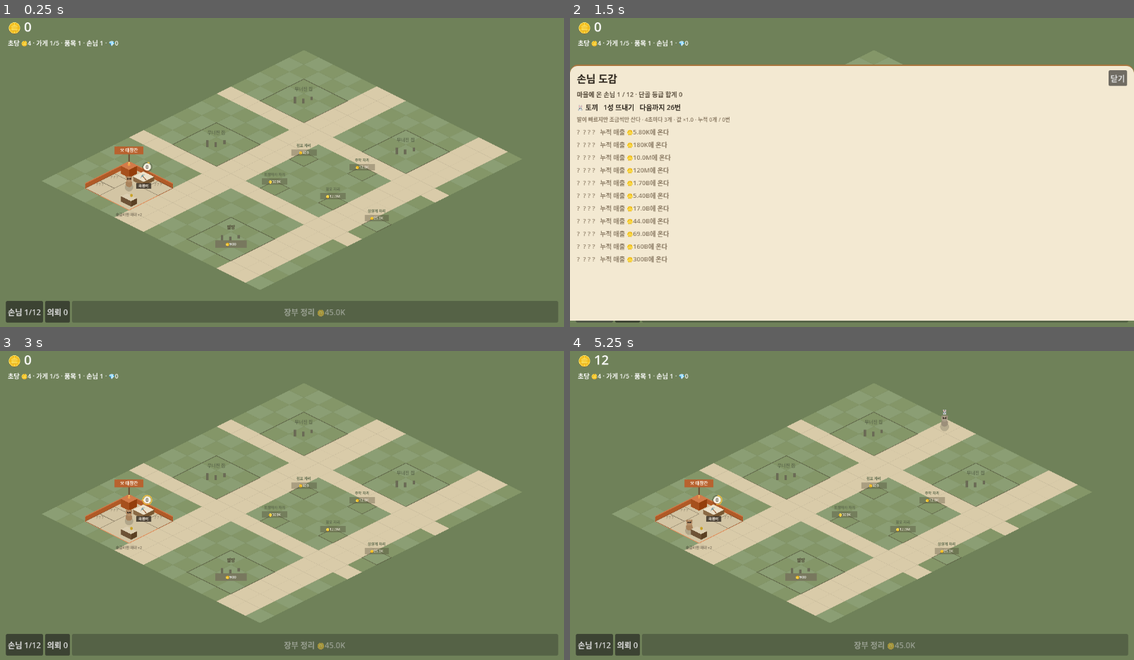
Above: before the commit, frames 1-4 (two rows, left to right).
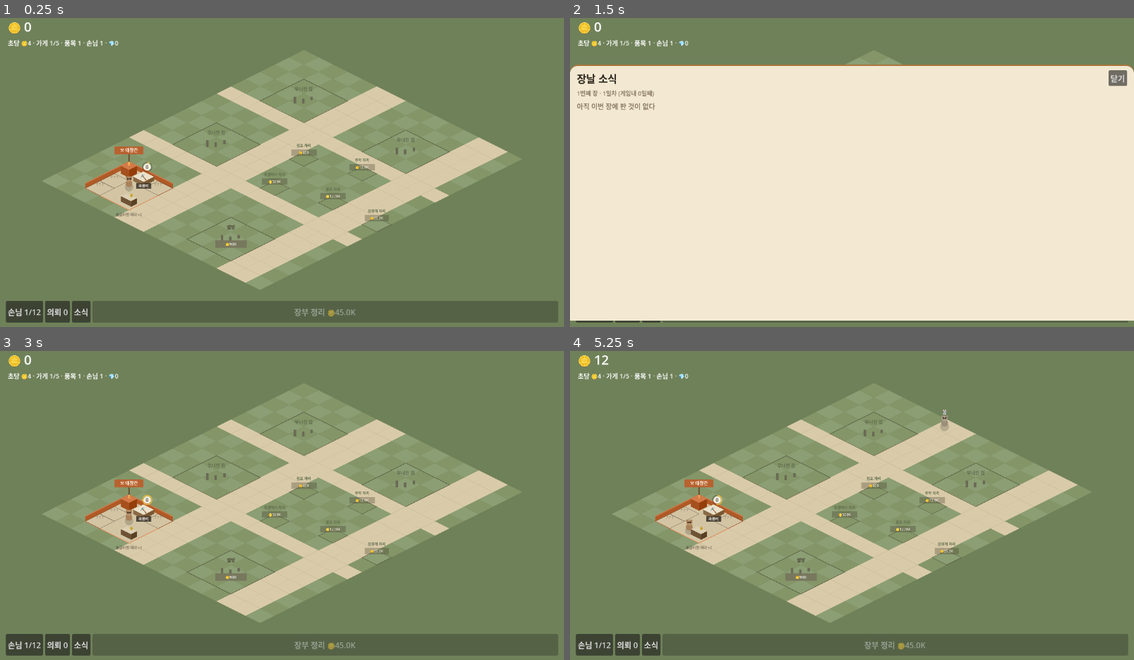
Above: after the commit, the same moments.

Repository: nonexpertchassi-creator/raccoon-hollow
Game: Godot game, scene res://main.tscn
Two runs of this game, one before a commit and one after it. Both use one fixed random seed, a clock stepped at 60 frames per second and the inputs below.
Inputs (mouse positions are in pixels of both pictures, inside the frame that each line leads up to):
- Up to frame 1 (0.25 s): no input
- Up to frame 2 (1.5 s): click (648, 311) at 0.5 s, where only the run after the commit has a clickable "소식"; click "손님 1/12" at 1.25 s
- Up to frame 3 (3 s): click "의뢰 0" at 2 s; click "닫기" at 2.75 s
- Up to frame 4 (5.25 s): click "손님 1/12" at 3.5 s; click "의뢰 0" at 4.25 s; click "닫기" at 5 s

The runs differ from the first frame. In frame 1, 0.4% of the frame differs, in the area x 12-63%, y 91-99%; in frame 2, 2.4%, in the area x 1-29%, y 18-99%; in frame 3, 0.4%; in frame 4, 0.4%.

Commit message:
장날 소식 — 텍스트 로그 말고 그래프로
유저가 제안을 고쳐 줬다. 내가 말한 잔재미를 글자 로그로 알아듣고 '그래픽
데이터가 재밌을 것 같다, 토끼들의 핫템 호미! 같은 것'이라고 했다. 내가 말한
건 화면 안의 반응이었지만 유저 쪽이 더 나은 기능이라 이걸 먼저 만들었다.

함정은 하나다: 누적으로 세면 처음 연 품목이 영원히 1등이라 순위가 굳는다.
안 바뀌는 화면은 두 번째부터 아무도 안 본다. 그래서 기간으로 센다 —
'주'가 아니라 오일장으로. 게임에 이미 장이 있어서 말이 저절로 맞는다.
게임내 하루 8분, 닷새가 한 장.

그래프보다 한 줄 소식이 주인공이다. 그래프는 그 말의 근거일 뿐이다.

색을 이름표로 안 쓴다. 조각마다 이모지를 직접 붙였고 색은 진하기만 다르다 —
색을 잘 못 가리는 사람도 읽을 수 있다. 원형은 다섯 조각을 안 넘긴다.

등수는 정렬이 아니라 훑어서 뽑는다. Godot의 sort_custom은 같은 값끼리 순서를
보장하지 않아서 등수가 볼 때마다 뒤바뀐다.

장부는 Godot에만 넣었다 — 이제 자바스크립트판은 답안지로 굳는다.

Co-Authored-By: Claude Opus 5 <noreply@anthropic.com>
Claude-Session: https://claude.ai/code/session_01AatneEQRqivVCuWmQM7wB2

Diff:
--- a/godot/main.gd
+++ b/godot/main.gd
@@ -17,6 +17,7 @@
 var _autobtn: Button
 var _guestbtn: Button
 var _questbtn: Button
+var _newsbtn: Button
 
 ## 끌기와 누르기를 가른다. 이걸 안 하면 마을을 둘러보려고 끌 때마다
 ## 손가락을 뗀 자리가 눌려서 엉뚱한 게 강화된다.
@@ -105,6 +106,10 @@
 	_questbtn = Button.new()
 	_questbtn.pressed.connect(func(): panel.open_kind("quests"))
 	bar.add_child(_questbtn)
+	_newsbtn = Button.new()
+	_newsbtn.text = "소식"
+	_newsbtn.pressed.connect(func(): panel.open_kind("ledger"))
+	bar.add_child(_newsbtn)
 	_autobtn = Button.new()
 	_autobtn.size_flags_horizontal = Control.SIZE_EXPAND_FILL
 	_autobtn.pressed.connect(func(): sim.buy_auto())
--- a/godot/rules/content.gd
+++ b/godot/rules/content.gd
@@ -309,6 +309,14 @@
 	}
 ]
 
+const LEDGER := {
+	"dayMinutes": 8.0,
+	"daysPerFair": 5.0,
+	"keepDays": 10.0,
+	"topItems": 6.0,
+	"topBuyers": 4.0
+}
+
 const LEVEL := {
 	"costGrowth": 1.09,
 	"priceStep": 0.12,
--- a/godot/rules/sim.gd
+++ b/godot/rules/sim.gd
@@ -96,6 +96,12 @@
 var _pestAcc: Dictionary = {}
 var _pestGap: Dictionary = {}
 var _askAcc: float = 0.0
+
+## ── 장날 소식 ──
+## 하루치씩 담는다: [{ "day": 3, "sales": { "rabbit>hoe": 12.0, … } }]
+## 누적 총계로 세면 처음 연 품목이 영원히 1등이라 순위가 굳는다.
+## 기간으로 세야 매번 새 소식이 된다(content.gd의 LEDGER 참고).
+var ledger: Array = []
 
 func _init() -> void:
 	_tables()
@@ -940,6 +946,7 @@
 
 	for ln in out:
 		_quest_gain(g.id, ln.item.id, ln.n)
+		_ledger_add(g.id, ln.item.id, ln.n)   # 장날 소식에 쓸 기록
 
 	if n > 0.0:
 		var before: int = regular_lv(g.id)
@@ -999,6 +1006,7 @@
 	"quests", "gems", "gemUp", "maxGem", "_qid", "_qCool", "rush",
 	"wall", "event", "skins", "cleared", "_evAt", "_evIdx",
 	"orders", "_oid", "_hold", "_guestAcc", "_guestGap", "pest", "_pestAcc", "_pestGap", "_askAcc",
+	"ledger",
 ]
 ## 글자로 저장했다 되돌리면 정수가 소수가 된다(-1 → -1.0). 자리를 세는 데
 ## 쓰는 것들은 도로 정수로 되돌린다 — 아니면 배열 자리를 못 찾는다.
@@ -1052,6 +1060,94 @@
 		if not _guestAcc.has(g.id):
 			_guestAcc[g.id] = 0.0
 
+# ── 장날 소식 ──
+
+## 지금이 게임내 며칠째인가. **켜 둔 시간(t)**으로 센다 —
+## 자리를 비운 동안에는 물건이 팔린 기록이 없으니 날짜만 넘어가면 빈 장이 된다.
+func day() -> int:
+	return int(t / (Content.LEDGER.dayMinutes * 60.0))
+
+## 몇 번째 장인가 (닷새가 한 장)
+func fair_no() -> int:
+	return int(day() / Content.LEDGER.daysPerFair)
+
+## 오늘 장이 선 지 며칠째인가 (1~5일)
+func fair_day() -> int:
+	return day() % int(Content.LEDGER.daysPerFair) + 1
+
+func _ledger_add(gid: String, item_id: String, n: float) -> void:
+	var d: int = day()
+	if ledger.is_empty() or ledger[ledger.size() - 1].day != d:
+		ledger.append({"day": d, "sales": {}})
+		# 오래된 것은 버린다. 안 버리면 저장본이 끝없이 커진다.
+		while ledger.size() > int(Content.LEDGER.keepDays):
+			ledger.remove_at(0)
+	var box: Dictionary = ledger[ledger.size() - 1].sales
+	var key: String = gid + ">" + item_id
+	box[key] = box.get(key, 0.0) + n
+
+## 최근 며칠치를 하나로 합친다. days가 0이면 갖고 있는 전부.
+func _merge(days: int) -> Dictionary:
+	var out: Dictionary = {}
+	var from_day: int = day() - days + 1 if days > 0 else -1
+	for e in ledger:
+		if days > 0 and e.day < from_day:
+			continue
+		for k in e.sales.keys():
+			out[k] = out.get(k, 0.0) + e.sales[k]
+	return out
+
+## 큰 것부터 [[이름, 개수], …]. 정렬이 아니라 훑어서 뽑는다 —
+## Godot의 sort_custom은 같은 값끼리의 순서를 보장하지 않아서,
+## 개수가 같은 두 품목의 등수가 화면을 볼 때마다 뒤바뀐다.
+static func _rank(counts: Dictionary, top: int) -> Array:
+	var rows: Array = []
+	var left: Dictionary = counts.duplicate()
+	while rows.size() < top and not left.is_empty():
+		var best: String = ""
+		var best_n: float = -1.0
+		for k in left.keys():
+			if left[k] > best_n:
+				best_n = left[k]
+				best = k
+		rows.append([best, best_n])
+		left.erase(best)
+	return rows
+
+## 이번 장에 잘 나간 품목 [[itemId, 개수], …]
+func hot_items(days: int, top: int) -> Array:
+	var by_item: Dictionary = {}
+	for k in _merge(days).keys():
+		var it: String = k.split(">")[1]
+		by_item[it] = by_item.get(it, 0.0) + _merge(days)[k]
+	return _rank(by_item, top)
+
+## 이 품목을 누가 사갔나 [[guestId, 개수], …]
+func buyers_of(item_id: String, days: int, top: int) -> Array:
+	var by_guest: Dictionary = {}
+	var m: Dictionary = _merge(days)
+	for k in m.keys():
+		var parts: PackedStringArray = k.split(">")
+		if parts[1] == item_id:
+			by_guest[parts[0]] = by_guest.get(parts[0], 0.0) + m[k]
+	return _rank(by_guest, top)
+
+## 이 마을의 핫템 (없으면 빈 글자)
+func hot_for(gid: String, days: int) -> String:
+	var by_item: Dictionary = {}
+	var m: Dictionary = _merge(days)
+	for k in m.keys():
+		var parts: PackedStringArray = k.split(">")
+		if parts[0] == gid:
+			by_item[parts[1]] = by_item.get(parts[1], 0.0) + m[k]
+	var r: Array = _rank(by_item, 1)
+	return r[0][0] if not r.is_empty() else ""
+
+## 이 품목의 최고 단골 (없으면 빈 글자)
+func best_buyer(item_id: String, days: int) -> String:
+	var r: Array = buyers_of(item_id, days, 1)
+	return r[0][0] if not r.is_empty() else ""
+
 func _ev(msg: String, kind: String) -> void:
 	events.push_front({"t": t, "msg": msg, "kind": kind})
 	if events.size() > 40:
--- /dev/null
+++ b/godot/tests/ledger.gd
@@ -0,0 +1,32 @@
+extends SceneTree
+## 장부가 실제로 쌓이고, 순위가 말이 되는지 본다.
+func _init() -> void:
+	var s := Sim.new()
+	var rng := Rng.new(7)
+	for i in range(90 * 60 * 4):        # 90분 = 게임내 11일 = 두 장 남짓
+		s.tick(0.25, rng)
+		RunSim.act(s, rng)
+	print("게임내 %d일째 · %d번째 장 %d일차 · 담아둔 날 %d개" % [
+		s.day(), s.fair_no() + 1, s.fair_day(), s.ledger.size()])
+	var FAIR_DAYS: int = int(Content.LEDGER.daysPerFair)
+	print("\n[이번 장 핫템]")
+	for r in s.hot_items(FAIR_DAYS, 6):
+		print("   %-10s %d개" % [s.item_name(r[0]), int(r[1])])
+	var top: Array = s.hot_items(FAIR_DAYS, 1)
+	if not top.is_empty():
+		print("\n[%s를 사간 동물]" % s.item_name(top[0][0]))
+		for r in s.buyers_of(top[0][0], FAIR_DAYS, 4):
+			print("   %-8s %d개" % [Sim.guest_by_id(r[0]).name, int(r[1])])
+		print("   → 제일 많이 사간 건: ", Sim.guest_by_id(s.best_buyer(top[0][0], FAIR_DAYS)).name)
+	print("\n[마을별 핫템]")
+	for g in s.guests:
+		var h: String = s.hot_for(g, FAIR_DAYS)
+		if h != "":
+			print("   %s마을 → %s" % [Sim.guest_by_id(g).name, s.item_name(h)])
+	# 순위가 장마다 바뀌는지 — 안 바뀌면 이 기능을 넣은 이유가 없다
+	var a: Array = s.hot_items(FAIR_DAYS, 3)
+	var b: Array = s.hot_items(0, 3)
+	print("\n이번 장 1등: %s · 전체 누적 1등: %s%s" % [
+		s.item_name(a[0][0]), s.item_name(b[0][0]),
+		"   ← 다르다(좋다)" if a[0][0] != b[0][0] else "   ← 같다"])
+	quit()
--- a/godot/tests/shot.gd
+++ b/godot/tests/shot.gd
@@ -23,7 +23,7 @@
 	main._paint()
 	if OS.has_environment("SHOT_PANEL"):
 		var k: String = OS.get_environment("SHOT_PANEL")
-		if k == "quests" or k == "guests":
+		if k == "quests" or k == "guests" or k == "ledger":
 			main.panel.open_kind(k)
 		else:
 			main.panel.open_for(k)
--- /dev/null
+++ b/godot/view/chart.gd
@@ -0,0 +1,93 @@
+class_name Chart
+extends Control
+## 막대와 원형 그래프. 게임 안에서 쓰는 것이라 규칙을 하나만 세게 지킨다.
+##
+## ★ **누군지는 색이 아니라 이모지와 이름이 말한다.**
+##
+## 보통 그래프는 "파란 건 토끼, 빨간 건 까치"처럼 색이 이름표다. 그러면
+## 색을 잘 구분 못 하는 사람은 못 읽는다(남자 스무 명 중 한 명쯤이다).
+## 여기서는 조각마다 🐰·🐦를 직접 붙이므로 색은 이름표가 아니다.
+## 덕분에 색은 **진하기만** 달리하면 된다 — 그건 누구에게나 구분된다.
+
+enum Kind { BAR, PIE }
+
+var kind: Kind = Kind.BAR
+var rows: Array = []          # [[이모지, 이름, 값], …] 큰 것부터
+var accent := Color("a8763e")
+var _font: Font
+
+func _ready() -> void:
+	_font = ThemeDB.fallback_font
+
+func setup(k: Kind, r: Array, h: float) -> void:
+	kind = k
+	rows = r
+	custom_minimum_size = Vector2(0, h)
+	queue_redraw()
+
+func _text(pos: Vector2, s: String, size: int, col: Color, center: bool = false) -> void:
+	var w: float = _font.get_string_size(s, HORIZONTAL_ALIGNMENT_LEFT, -1, size).x
+	draw_string(_font, pos - Vector2(w * 0.5 if center else 0.0, 0), s,
+		HORIZONTAL_ALIGNMENT_LEFT, -1, size, col)
+
+func _draw() -> void:
+	if rows.is_empty():
+		_text(Vector2(0, 20), "아직 판 것이 없다", 13, Color("8a7a63"))
+		return
+	if kind == Kind.BAR:
+		_draw_bars()
+	else:
+		_draw_pie()
+
+## 가로 막대 — 크기를 견주는 데는 이게 제일 정확하다.
+## 색은 하나만 쓴다. 막대마다 색을 달리하면 색이 뜻을 갖는 줄 알고 읽게 된다.
+func _draw_bars() -> void:
+	var top: float = maxf(1.0, rows[0][2])
+	var row_h: float = 26.0
+	var label_w: float = 108.0
+	for i in range(rows.size()):
+		var y: float = i * row_h
+		var r: Array = rows[i]
+		_text(Vector2(0, y + 15), "%s %s" % [r[0], r[1]], 12, Color("2b241b"))
+		var track := Rect2(label_w, y + 5, maxf(10.0, size.x - label_w - 46.0), 13)
+		draw_rect(track, Color(0.17, 0.14, 0.11, 0.10))
+		var w: float = track.size.x * (float(r[2]) / top)
+		if w > 1.0:
+			draw_rect(Rect2(track.position, Vector2(w, track.size.y)), accent)
+		_text(Vector2(size.x - 40, y + 15), str(int(r[2])), 12, Color("5a4e3d"))
+
+## 원형 — '몫'을 한눈에 보는 자리에만 쓴다. 조각은 다섯을 안 넘긴다.
+## 여섯 조각이 넘어가면 사람 눈이 각도를 못 견준다.
+func _draw_pie() -> void:
+	var total: float = 0.0
+	for r in rows:
+		total += float(r[2])
+	if total <= 0.0:
+		return
+	var c := Vector2(78, 78)
+	var rad: float = 66.0
+	var a0: float = -PI / 2
+	for i in range(rows.size()):
+		var frac: float = float(rows[i][2]) / total
+		var a1: float = a0 + TAU * frac
+		# 진하기만 달리한다 — 색을 못 가려도 순서가 보인다
+		var col: Color = accent.lightened(float(i) / maxf(1.0, rows.size()) * 0.62)
+		var pts := PackedVector2Array([c])
+		var steps: int = maxi(3, int((a1 - a0) / 0.09) + 2)
+		for k in range(steps + 1):
+			pts.append(c + Vector2(cos(lerpf(a0, a1, float(k) / steps)),
+				sin(lerpf(a0, a1, float(k) / steps))) * rad)
+		draw_colored_polygon(pts, col)
+		# 조각 위에 이모지 — 이게 이름표다
+		var mid: float = (a0 + a1) * 0.5
+		if frac > 0.06:
+			_text(c + Vector2(cos(mid), sin(mid)) * rad * 0.62 + Vector2(0, 7),
+				String(rows[i][0]), 19, Color.WHITE, true)
+		a0 = a1
+	# 오른쪽에 이름과 몫
+	for i in range(rows.size()):
+		var y: float = 16 + i * 22
+		var col2: Color = accent.lightened(float(i) / maxf(1.0, rows.size()) * 0.62)
+		draw_rect(Rect2(Vector2(162, y - 9), Vector2(12, 12)), col2)
+		_text(Vector2(180, y), "%s %s  %d%%" % [rows[i][0], rows[i][1],
+			int(round(float(rows[i][2]) / total * 100.0))], 12, Color("2b241b"))
--- a/godot/view/panel.gd
+++ b/godot/view/panel.gd
@@ -130,6 +130,7 @@
 		"shop": _shop_body()
 		"quests": _quests_body()
 		"guests": _guests_body()
+		"ledger": _ledger_body()
 
 ## ── 마을 의뢰와 젬 ──
 func _quests_body() -> void:
@@ -212,6 +213,67 @@
 		_box.add_child(_label("%s · %d초마다 %d개 · 값 ×%s · 누적 %s개 / %s번" % [
 			g.desc, int(g.every), int(g.qty), str(g.pay),
 			Num.fmt(sim.bought.get(g.id, 0.0)), Num.fmt(sim.visits.get(g.id, 0.0))], 11, Color("8a7a63"), true))
+
+## ── 장날 소식 ──
+##
+## ★ 그래프가 주인공이 아니라 **한 줄 소식**이 주인공이다.
+##   "이번 장 핫템 — 호미!"가 먼저 읽히고, 그래프는 그 말의 근거일 뿐이다.
+##   그래프를 먼저 놓으면 숫자를 읽어야 뜻을 알게 되는데, 그건 재미가 아니다.
+func _ledger_body() -> void:
+	_head("장날 소식")
+	var days: int = int(Content.LEDGER.daysPerFair)
+	_box.add_child(_label("%d번째 장 · %d일차 (게임내 %d일째)" % [
+		sim.fair_no() + 1, sim.fair_day(), sim.day()], 12, Color("8a7a63")))
+
+	var hot: Array = sim.hot_items(days, int(Content.LEDGER.topItems))
+	if hot.is_empty():
+		_box.add_child(_label("아직 이번 장에 판 것이 없다", 14, Color("8a7a63")))
+		return
+
+	# 한 줄 소식 둘 — 이게 사람들이 보러 오는 것이다
+	var best_item: String = hot[0][0]
+	_box.add_child(_label("이번 장 핫템 — %s!" % sim.item_name(best_item), 19, Color("a8763e")))
+	var bb: String = sim.best_buyer(best_item, days)
+	if bb != "":
+		var g: Dictionary = Sim.guest_by_id(bb)
+		_box.add_child(_label("제일 많이 사간 건 %s %s!" % [g.face, g.name], 15, Color("4a7c59")))
+
+	# 막대 — 무엇이 잘 나갔나
+	_box.add_child(_label("이번 장에 잘 나간 것", 13, Color("5a4e3d")))
+	var bars: Array = []
+	for r in hot:
+		bars.append([Sim.item_by_id(r[0]).icon, Sim.item_by_id(r[0]).name, r[1]])
+	var c1 := Chart.new()
+	_box.add_child(c1)
+	c1.setup(Chart.Kind.BAR, bars, hot.size() * 26.0 + 6.0)
+
+	# 원형 — 그 물건의 몫을 누가 가져갔나
+	_box.add_child(_label("%s를 사간 동물" % Sim.item_by_id(best_item).name, 13, Color("5a4e3d")))
+	var who: Array = sim.buyers_of(best_item, days, int(Content.LEDGER.topBuyers))
+	var slices: Array = []
+	var shown: float = 0.0
+	var all: Array = sim.buyers_of(best_item, days, 99)
+	for r in who:
+		slices.append([Sim.guest_by_id(r[0]).face, Sim.guest_by_id(r[0]).name, r[1]])
+		shown += float(r[1])
+	var rest: float = 0.0
+	for r in all:
+		rest += float(r[1])
+	rest -= shown
+	if rest > 0.0:
+		slices.append(["🐾", "그 밖에", rest])
+	var c2 := Chart.new()
+	_box.add_child(c2)
+	c2.setup(Chart.Kind.PIE, slices, 160.0)
+
+	# 마을별 핫템 — "토끼들의 핫템은 호미!"
+	_box.add_child(_label("마을마다 잘 나가는 것", 13, Color("5a4e3d")))
+	for gid in sim.guests:
+		var h: String = sim.hot_for(gid, days)
+		if h == "":
+			continue
+		var gg: Dictionary = Sim.guest_by_id(gid)
+		_box.add_child(_label("%s %s마을 — %s" % [gg.face, gg.name, sim.item_name(h)], 13))
 
 ## ── 가게 ──
 func _shop_body() -> void:
Not shown, added: godot/tests/ledger.gd.uid
Not shown, added: godot/view/chart.gd.uid
Not shown, changed: CLAUDE.md
Not shown, changed: PLAN.md
Not shown, changed: content.js
Not shown, changed: godot/README.md
